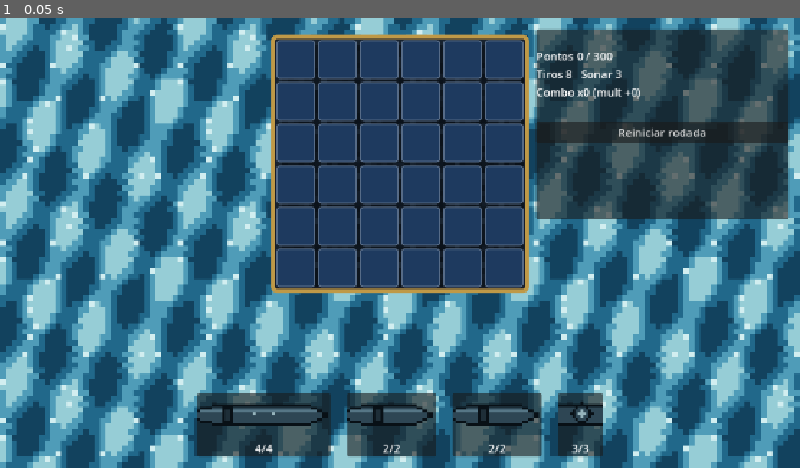
Above: before the commit, frame 1.
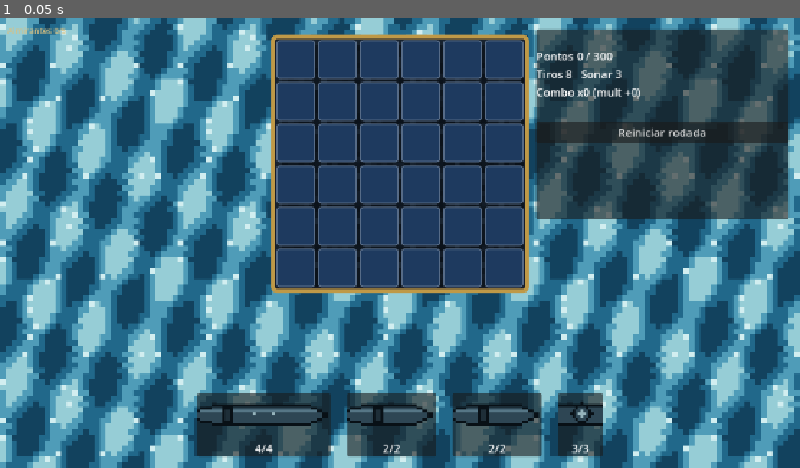
Above: after the commit, the same moment.

Repository: BrunoFerMarques/DevGames
Game: Godot game, scene res://scenes/Main.tscn
Same seed, same stepped clock (60 frames per second), same inputs: the game is played once before the commit and once after it.
Inputs:
- Up to frame 1 (0.05 s): no input

The runs differ from the first frame. In frame 1, less than 0.1% of the frame differs, in the area x 0-9%, y 2-4%.

Commit message:
[FEAT] Colocando almirantes na tela, ajustando desafios

Diff:
--- a/scenes/AdmiralBar.tscn
+++ b/scenes/AdmiralBar.tscn
@@ -4,7 +4,7 @@
 
 [node name="AdmiralBar" type="VBoxContainer"]
 layout_mode = 3
-anchors_preset = 2
+anchors_preset = 0
 offset_left = 10.0
 offset_top = 10.0
 offset_right = 110.0
--- a/scenes/Board.tscn
+++ b/scenes/Board.tscn
@@ -1,15 +1,14 @@
-[gd_scene load_steps=6 format=3]
+[gd_scene format=3 uid="uid://gjxrp8hrvtm"]
 
-[ext_resource type="Script" path="res://scripts/Board.gd" id="1"]
-[ext_resource type="Texture2D" path="res://textures/water_texture.png" id="2"]
-[ext_resource type="Texture2D" path="res://textures/table_texture.png" id="3"]
-
-[sub_resource type="StyleBoxTexture" id="StyleBoxTexture_water"]
-texture = ExtResource("3")
-axis_stretch_horizontal = 1
-axis_stretch_vertical = 1
+[ext_resource type="Script" uid="uid://blf1op3rl6s7m" path="res://scripts/Board.gd" id="1"]
+[ext_resource type="Texture2D" uid="uid://brdkon0caef24" path="res://textures/water_texture.png" id="2"]
+[ext_resource type="Texture2D" uid="uid://ca8q3fiq6m68l" path="res://textures/table_texture.png" id="3"]
 
 [sub_resource type="StyleBoxFlat" id="StyleBoxFlat_frame"]
+content_margin_left = 8.0
+content_margin_top = 8.0
+content_margin_right = 8.0
+content_margin_bottom = 8.0
 bg_color = Color(0.09, 0.11, 0.16, 1)
 border_width_left = 6
 border_width_top = 6
@@ -20,12 +19,13 @@
 corner_radius_top_right = 8
 corner_radius_bottom_right = 8
 corner_radius_bottom_left = 8
-content_margin_left = 8.0
-content_margin_top = 8.0
-content_margin_right = 8.0
-content_margin_bottom = 8.0
 
-[node name="Board" type="Control"]
+[sub_resource type="StyleBoxTexture" id="StyleBoxTexture_water"]
+texture = ExtResource("3")
+axis_stretch_horizontal = 1
+axis_stretch_vertical = 1
+
+[node name="Board" type="Control" unique_id=1935980125]
 layout_mode = 3
 anchors_preset = 15
 anchor_right = 1.0
@@ -34,7 +34,7 @@
 grow_vertical = 2
 script = ExtResource("1")
 
-[node name="Background" type="TextureRect" parent="."]
+[node name="Background" type="TextureRect" parent="." unique_id=1089029938]
 layout_mode = 1
 anchors_preset = 15
 anchor_right = 1.0
@@ -44,7 +44,7 @@
 texture = ExtResource("2")
 stretch_mode = 1
 
-[node name="Margin" type="MarginContainer" parent="."]
+[node name="Margin" type="MarginContainer" parent="." unique_id=110821007]
 layout_mode = 1
 anchors_preset = 15
 anchor_right = 1.0
@@ -56,19 +56,19 @@
 theme_override_constants/margin_right = 24
 theme_override_constants/margin_bottom = 24
 
-[node name="VBox" type="VBoxContainer" parent="Margin"]
+[node name="VBox" type="VBoxContainer" parent="Margin" unique_id=261301873]
 layout_mode = 2
 
-[node name="GridFrame" type="PanelContainer" parent="Margin/VBox"]
+[node name="GridFrame" type="PanelContainer" parent="Margin/VBox" unique_id=884999159]
 layout_mode = 2
 size_flags_horizontal = 4
 size_flags_vertical = 4
 theme_override_styles/panel = SubResource("StyleBoxFlat_frame")
 
-[node name="GridPanel" type="PanelContainer" parent="Margin/VBox/GridFrame"]
+[node name="GridPanel" type="PanelContainer" parent="Margin/VBox/GridFrame" unique_id=1311925858]
 layout_mode = 2
 theme_override_styles/panel = SubResource("StyleBoxTexture_water")
 
-[node name="Grid" type="GridContainer" parent="Margin/VBox/GridFrame/GridPanel"]
+[node name="Grid" type="GridContainer" parent="Margin/VBox/GridFrame/GridPanel" unique_id=881417982]
 layout_mode = 2
 columns = 8
--- /dev/null
+++ b/scenes/GameOver.tscn
@@ -0,0 +1,72 @@
+[gd_scene load_steps=3 format=3]
+
+[ext_resource type="Script" path="res://scripts/GameOver.gd" id="1"]
+
+[sub_resource type="StyleBoxFlat" id="StyleBoxFlat_over"]
+bg_color = Color(0.08, 0.05, 0.05, 0.95)
+border_width_left = 4
+border_width_top = 4
+border_width_right = 4
+border_width_bottom = 4
+border_color = Color(0.75, 0.2, 0.2, 1)
+corner_radius_top_left = 10
+corner_radius_top_right = 10
+corner_radius_bottom_right = 10
+corner_radius_bottom_left = 10
+content_margin_left = 24.0
+content_margin_top = 20.0
+content_margin_right = 24.0
+content_margin_bottom = 20.0
+
+[node name="GameOver" type="Control"]
+layout_mode = 3
+anchors_preset = 15
+anchor_right = 1.0
+anchor_bottom = 1.0
+grow_horizontal = 2
+grow_vertical = 2
+script = ExtResource("1")
+
+[node name="Dim" type="ColorRect" parent="."]
+layout_mode = 1
+anchors_preset = 15
+anchor_right = 1.0
+anchor_bottom = 1.0
+grow_horizontal = 2
+grow_vertical = 2
+color = Color(0, 0, 0, 0.55)
+
+[node name="Panel" type="PanelContainer" parent="."]
+layout_mode = 1
+anchors_preset = 8
+anchor_left = 0.5
+anchor_top = 0.5
+anchor_right = 0.5
+anchor_bottom = 0.5
+offset_left = -220.0
+offset_top = -140.0
+offset_right = 220.0
+offset_bottom = 140.0
+grow_horizontal = 2
+grow_vertical = 2
+theme_override_styles/panel = SubResource("StyleBoxFlat_over")
+
+[node name="VBox" type="VBoxContainer" parent="Panel"]
+layout_mode = 2
+theme_override_constants/separation = 14
+
+[node name="Title" type="Label" parent="Panel/VBox"]
+layout_mode = 2
+theme_override_font_sizes/font_size = 32
+theme_override_colors/font_color = Color(0.85, 0.25, 0.25, 1)
+text = "FIM DE JOGO"
+horizontal_alignment = 1
+
+[node name="Stats" type="Label" parent="Panel/VBox"]
+layout_mode = 2
+horizontal_alignment = 1
+text = "..."
+
+[node name="Restart" type="Button" parent="Panel/VBox"]
+layout_mode = 2
+text = "Novo Jogo"
--- a/scenes/Main.tscn
+++ b/scenes/Main.tscn
@@ -1,10 +1,11 @@
-[gd_scene load_steps=6 format=3]
+[gd_scene load_steps=7 format=3]
 
 [ext_resource type="Script" path="res://scripts/Main.gd" id="1"]
 [ext_resource type="PackedScene" path="res://scenes/Board.tscn" id="2"]
 [ext_resource type="PackedScene" path="res://scenes/FleetBar.tscn" id="3"]
 [ext_resource type="PackedScene" path="res://scenes/Shop.tscn" id="4"]
 [ext_resource type="PackedScene" path="res://scenes/AdmiralBar.tscn" id="5"]
+[ext_resource type="PackedScene" path="res://scenes/GameOver.tscn" id="6"]
 
 [node name="Main" type="Control"]
 layout_mode = 3
@@ -69,3 +70,7 @@
 [node name="Shop" parent="." instance=ExtResource("4")]
 visible = false
 layout_mode = 1
+
+[node name="GameOver" parent="." instance=ExtResource("6")]
+visible = false
+layout_mode = 1
--- a/scripts/AdmiralBar.gd
+++ b/scripts/AdmiralBar.gd
@@ -2,39 +2,66 @@
 class_name AdmiralBar
 ## Coluna dos Almirantes (coringas) que o jogador possui, encostada na
 ## quina esquerda da tela (estilo Balatro), fora da area do tabuleiro.
-## So exibicao (retrato + nome, efeito completo no tooltip); comprar/vender
-## e' na loja. Almirantes sem retrato proprio caem no placeholder de cor.
+## Sempre visivel (jogo e loja). Clicar no card: fora da loja mostra a
+## habilidade num popup; na loja (set_sellable) pede confirmacao de venda -
+## Main liga/desliga via set_sellable. Almirantes sem retrato proprio caem
+## no placeholder de cor.
+
+signal sell_requested(adm: Effect)
+
+var sellable: bool = false
 
 func _ready() -> void:
 	mouse_filter = Control.MOUSE_FILTER_IGNORE
 	Game.admirals_changed.connect(_refresh)
 	_refresh()
 
+func set_sellable(v: bool) -> void:
+	sellable = v
+	_refresh()
+
 func _refresh() -> void:
 	for c in get_children():
 		c.queue_free()
+	add_child(_make_header())
 	for adm in Game.admirals:
 		add_child(_make_card(adm))
 
+## Sempre visivel, mesmo com 0 almirantes - confirma que a barra esta
+## renderizando (evita confundir "vazia" com "quebrada").
+func _make_header() -> Control:
+	var lbl := Label.new()
+	lbl.text = "Almirantes %d/%d" % [Game.admirals.size(), Game.MAX_ADMIRALS]
+	lbl.add_theme_font_size_override("font_size", 12)
+	lbl.add_theme_color_override("font_color", Color(0.85, 0.75, 0.5))
+	return lbl
+
 func _make_card(adm: Effect) -> Control:
-	var frame := PanelContainer.new()
-	frame.custom_minimum_size = Vector2(96, 56)
-	frame.tooltip_text = "%s\n%s" % [adm.display_name, adm.description]
-
 	var sb := StyleBoxFlat.new()
 	sb.bg_color = Color(0.16, 0.14, 0.07, 0.85)
-	sb.border_color = Color(0.75, 0.6, 0.28, 1)
+	sb.border_color = Color(0.75, 0.25, 0.25, 1) if sellable else Color(0.75, 0.6, 0.28, 1)
 	sb.set_border_width_all(2)
 	sb.set_corner_radius_all(6)
 	sb.content_margin_left = 4.0
 	sb.content_margin_right = 4.0
 	sb.content_margin_top = 4.0
 	sb.content_margin_bottom = 4.0
-	frame.add_theme_stylebox_override("panel", sb)
+
+	var btn := Button.new()
+	btn.custom_minimum_size = Vector2(96, 56)
+	for slot in ["normal", "hover", "pressed", "focus", "disabled"]:
+		btn.add_theme_stylebox_override(slot, sb)
+	if sellable:
+		btn.pressed.connect(func(): sell_requested.emit(adm))
+		btn.tooltip_text = "%s\n\nClique para vender por %d" % [adm.display_name, Game.ADMIRAL_SELL_REFUND]
+	else:
+		btn.pressed.connect(func(): _show_info(adm))
+		btn.tooltip_text = adm.display_name
 
 	var row := HBoxContainer.new()
 	row.add_theme_constant_override("separation", 6)
-	frame.add_child(row)
+	row.mouse_filter = Control.MOUSE_FILTER_IGNORE
+	btn.add_child(row)
 
 	if adm.portrait:
 		var portrait := TextureRect.new()
@@ -42,6 +69,7 @@
 		portrait.custom_minimum_size = Vector2(40, 40)
 		portrait.stretch_mode = TextureRect.STRETCH_KEEP_ASPECT_CENTERED
 		portrait.texture_filter = CanvasItem.TEXTURE_FILTER_NEAREST
+		portrait.mouse_filter = Control.MOUSE_FILTER_IGNORE
 		row.add_child(portrait)
 
 	var name_lbl := Label.new()
@@ -50,6 +78,29 @@
 	name_lbl.vertical_alignment = VERTICAL_ALIGNMENT_CENTER
 	name_lbl.autowrap_mode = TextServer.AUTOWRAP_WORD
 	name_lbl.add_theme_font_size_override("font_size", 13)
+	name_lbl.mouse_filter = Control.MOUSE_FILTER_IGNORE
 	row.add_child(name_lbl)
 
-	return frame
+	return btn
+
+## Popup com nome + descricao da habilidade - clique fora fecha sozinho.
+func _show_info(adm: Effect) -> void:
+	var popup := PopupPanel.new()
+	add_child(popup)
+
+	var box := VBoxContainer.new()
+	popup.add_child(box)
+
+	var title_lbl := Label.new()
+	title_lbl.text = adm.display_name
+	title_lbl.add_theme_font_size_override("font_size", 16)
+	box.add_child(title_lbl)
+
+	var desc_lbl := Label.new()
+	desc_lbl.text = adm.description
+	desc_lbl.custom_minimum_size = Vector2(220, 0)
+	desc_lbl.autowrap_mode = TextServer.AUTOWRAP_WORD
+	box.add_child(desc_lbl)
+
+	popup.popup_hide.connect(popup.queue_free)
+	popup.popup(Rect2i(get_global_mouse_position(), Vector2i(240, 0)))
--- a/scripts/Game.gd
+++ b/scripts/Game.gd
@@ -11,6 +11,7 @@
 
 const GRID_SIZE := 10        ## tamanho maximo (layout/camera). Atual = grid_size.
 const MAX_ADMIRALS := 5      ## teto de coringas, igual ao limite de jokers do Balatro.
+const ADMIRAL_SELL_REFUND := 3   ## metade do preco de compra (Shop.ADMIRAL_PRICE = 7)
 
 var nation = null            # Effect ou null
 var admirals: Array = []     # Array de Effect (coringas comprados na loja)
@@ -26,13 +27,21 @@
 var enemy_ship_sizes: Array[int] = [5, 4, 4]
 var _base_target_score: int = 300   # meta antes do desafio de boss
 
+func _ready() -> void:
+	randomize()
+
 func reset_run() -> void:
 	admirals.clear()
 	money = 0
 	ante = 1
 	round_in_ante = 1
+	boss_modifier = null
 	if player_ships.is_empty():
 		_build_starting_fleet()
+	else:
+		for ship in player_ships:
+			ship.upgrade = null
+			ship.upgrade_level = 0
 	if nation:
 		nation.on_run_start(self)
 	run_started.emit()
@@ -40,6 +49,15 @@
 func add_money(amount: int) -> void:
 	money += amount
 	money_changed.emit(money)
+
+## Vende um Almirante da frota do jogador, devolvendo parte do preco de compra.
+func sell_admiral(adm: Effect) -> bool:
+	if not admirals.has(adm):
+		return false
+	admirals.erase(adm)
+	add_money(ADMIRAL_SELL_REFUND)
+	admirals_changed.emit()
+	return true
 
 ## Gasta dinheiro (loja). Retorna false sem efeito se nao tiver o suficiente.
 func spend_money(amount: int) -> bool:
--- /dev/null
+++ b/scripts/GameOver.gd
@@ -0,0 +1,18 @@
+extends Control
+class_name GameOver
+## Tela de fim de run: mostra quando os tiros acabam sem bater a meta.
+## Reiniciar aqui zera a run inteira (dinheiro, almirantes, ante) - quem faz
+## o reset de verdade e' quem escuta o sinal `restart` (Main chama
+## Game.reset_run()).
+
+signal restart
+
+@onready var stats_label: Label = $Panel/VBox/Stats
+@onready var restart_btn: Button = $Panel/VBox/Restart
+
+func _ready() -> void:
+	restart_btn.pressed.connect(func(): restart.emit())
+
+func open(score: int, target: int, ante: int, round_in_ante: int) -> void:
+	stats_label.text = "Pontuacao final: %d / %d\nAnte %d, rodada %d" % [
+		score, target, ante, round_in_ante]
--- a/scripts/Main.gd
+++ b/scripts/Main.gd
@@ -7,6 +7,7 @@
 @onready var admiral_bar: AdmiralBar = $AdmiralBar
 @onready var panel: PanelContainer = $Panel
 @onready var shop: Shop = $Shop
+@onready var game_over: GameOver = $GameOver
 @onready var boss_label: Label = $Panel/VBox/Boss
 @onready var boss_actions: HBoxContainer = $Panel/VBox/BossActions
 @onready var reroll_boss_btn: Button = $Panel/VBox/BossActions/RerollBoss
@@ -22,14 +23,52 @@
 	board.combo_changed.connect(func(_s, _m): _refresh())
 	board.shot_resolved.connect(_on_shot)
 	board.round_won.connect(_on_round_won)
-	board.round_lost.connect(func(): result.text = "RODADA PERDIDA - sem tiros")
+	board.round_lost.connect(_on_round_lost)
 
 	fleet_bar.bind(board)
 	shop.closed.connect(_on_shop_closed)
 	restart_btn.pressed.connect(_on_restart)
 	reroll_boss_btn.pressed.connect(_on_reroll_boss)
 	remove_boss_btn.pressed.connect(_on_remove_boss)
+	admiral_bar.sell_requested.connect(_on_sell_admiral)
+	game_over.restart.connect(_on_game_over_restart)
 	_refresh()
+
+func _on_round_lost() -> void:
+	result.text = "RODADA PERDIDA - sem tiros"
+	board.visible = false
+	fleet_bar.visible = false
+	panel.visible = false
+	game_over.visible = true
+	game_over.open(board.score, board.target, Game.ante, Game.round_in_ante)
+
+## So aqui a run reseta de verdade (dinheiro, almirantes, ante voltam ao
+## inicio) - ate clicar "Novo Jogo" a tela de fim de jogo fica congelada
+## mostrando o resultado da tentativa que acabou de perder.
+func _on_game_over_restart() -> void:
+	game_over.visible = false
+	board.visible = true
+	fleet_bar.visible = true
+	panel.visible = true
+	result.text = ""
+	Game.reset_run()
+	Game.configure_round()
+	board.start_round()
+	_refresh()
+
+## Confirma antes de vender - venda e' definitiva (o Almirante some da frota
+## e pode nao voltar a aparecer na loja).
+func _on_sell_admiral(adm: Effect) -> void:
+	var menu := PopupMenu.new()
+	add_child(menu)
+	menu.add_item("Vender %s por %d" % [adm.display_name, Game.ADMIRAL_SELL_REFUND], 0)
+	menu.add_item("Cancelar", 1)
+	menu.id_pressed.connect(func(id: int) -> void:
+		if id == 0:
+			Game.sell_admiral(adm)
+	)
+	menu.popup_hide.connect(menu.queue_free)
+	menu.popup(Rect2i(get_global_mouse_position(), Vector2i(220, 0)))
 
 func _on_reroll_boss() -> void:
 	board.reroll_boss()
@@ -49,18 +88,18 @@
 	result.text = "RODADA VENCIDA"
 	board.visible = false
 	fleet_bar.visible = false
-	admiral_bar.visible = false
 	panel.visible = false
 	shop.visible = true
+	admiral_bar.set_sellable(true)
 	shop.open()
 
 func _on_shop_closed() -> void:
 	shop.visible = false
 	board.visible = true
 	fleet_bar.visible = true
-	admiral_bar.visible = true
 	panel.visible = true
 	result.text = ""
+	admiral_bar.set_sellable(false)
 	Game.advance_round()
 	Game.configure_round()
 	board.start_round()
Not shown, added: scripts/GameOver.gd.uid
